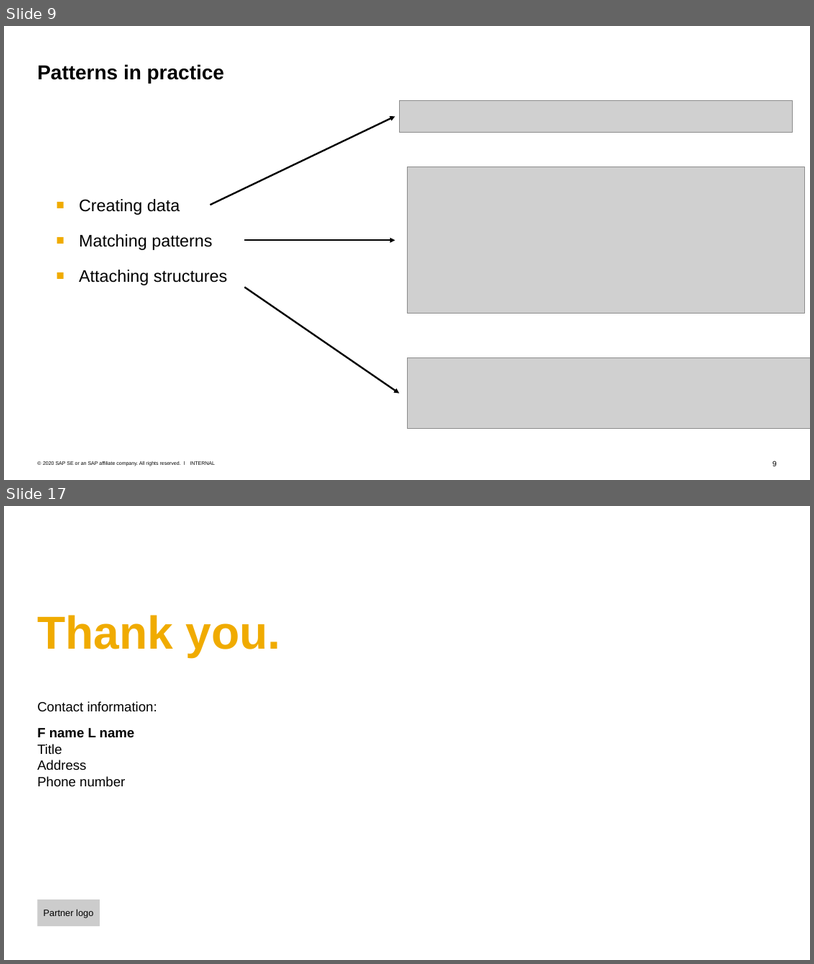
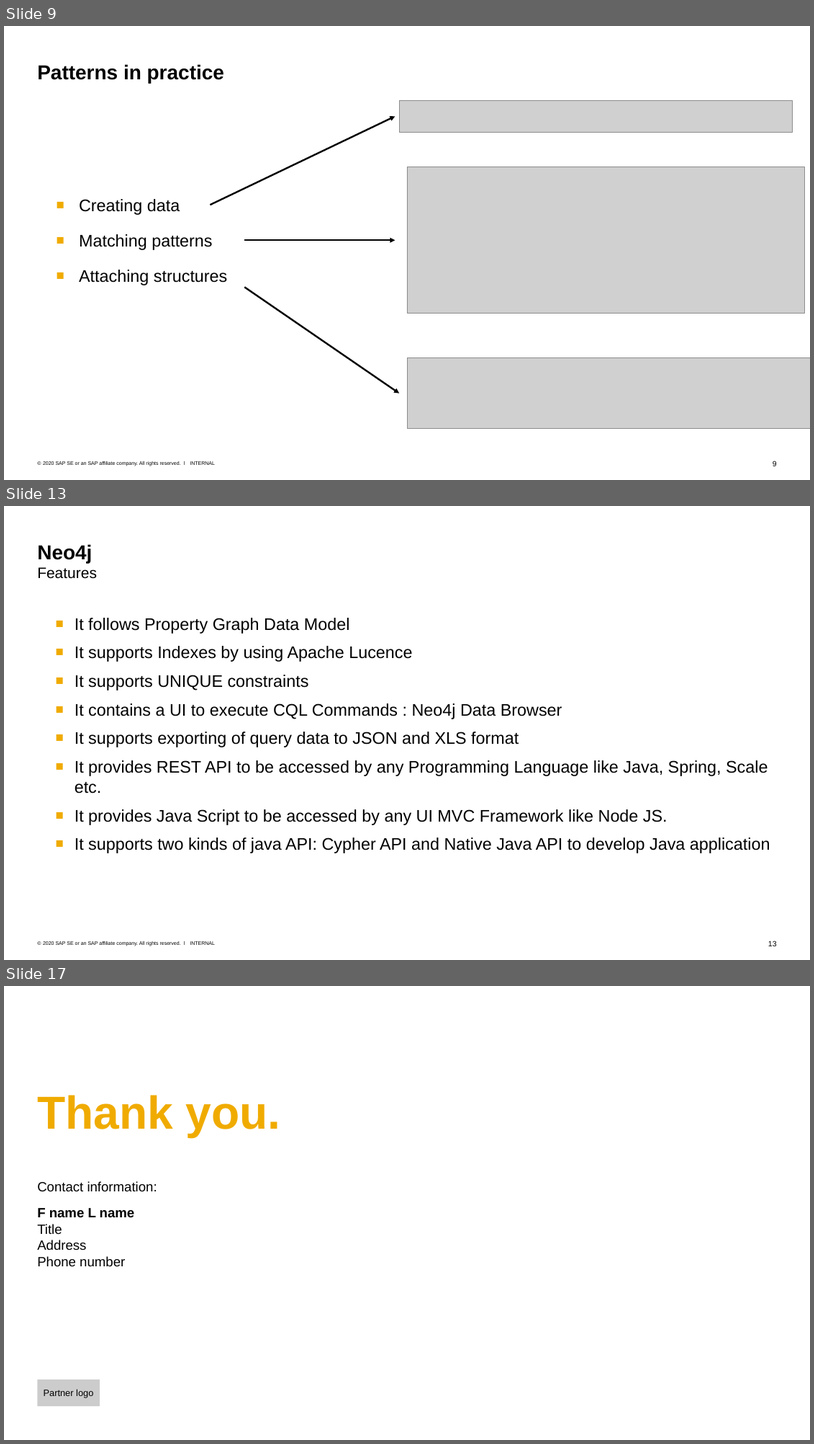
Before and after one commit to Voidkai/Survey_on_NoSQL, a slide deck: NoSQL/The_Survey_On_Neo4j.pptx. Shown one above the other, each under a label of ours: slides 9 and 17 before the commit, slides 9, 13 and 17 after it; the slides between them are not shown. The pictures are 814x964 and 814x1444 pixels, drawn with LibreOffice and Linux fonts; fonts in the diff are those of the drawing; grey boxes stand for pictures; background and template pictures are left out. Boxes give left, top, right and bottom in pixels: in the first picture for what was removed or moved away, otherwise in the second. Text is boxed around its words. In the diff, an @@ line names an element or a change of style, - is before the commit and + after.

```diff
--- a/NoSQL/The_Survey_On_Neo4j.pptx
+++ b/NoSQL/The_Survey_On_Neo4j.pptx
@@ slide 13 added at [4, 506, 810, 960], background #FFFFFF; not listed: 3 template elements that a slide beside it also shows @@
@@ title added at [37, 544, 97, 579], 18 pt, text #000000 @@
+Neo4j
+Features
@@ text added at [75, 618, 771, 853], 20 pt, text #000000 @@
+■ It follows Property Graph Data Model
+■ It supports Indexes by using Apache Lucence
+■ It supports UNIQUE constraints
+■ It contains a UI to execute CQL Commands : Neo4j Data Browser
+■ It supports exporting of query data to JSON and XLS format
+■ It provides REST API to be accessed by any Programming Language like Java, Spring, Scale etc.
+■ It provides Java Script to be accessed by any UI MVC Framework like Node JS.
+■ It supports two kinds of java API: Cypher API and Native Java API to develop Java application
```
Also in this commit, not shown: 1 slide changed, 5 other slides added, 24 slides removed, 1 other file.
